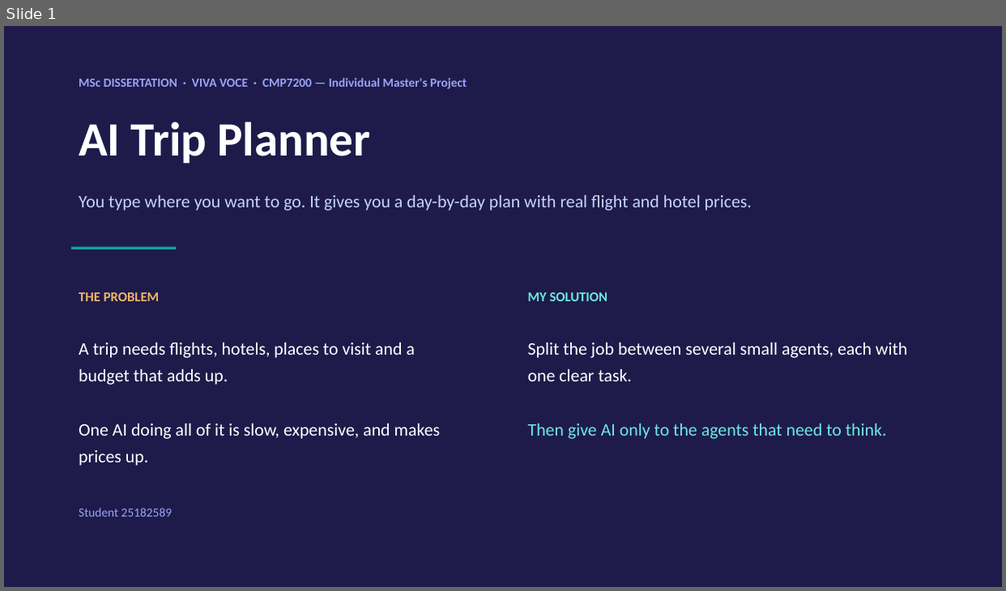
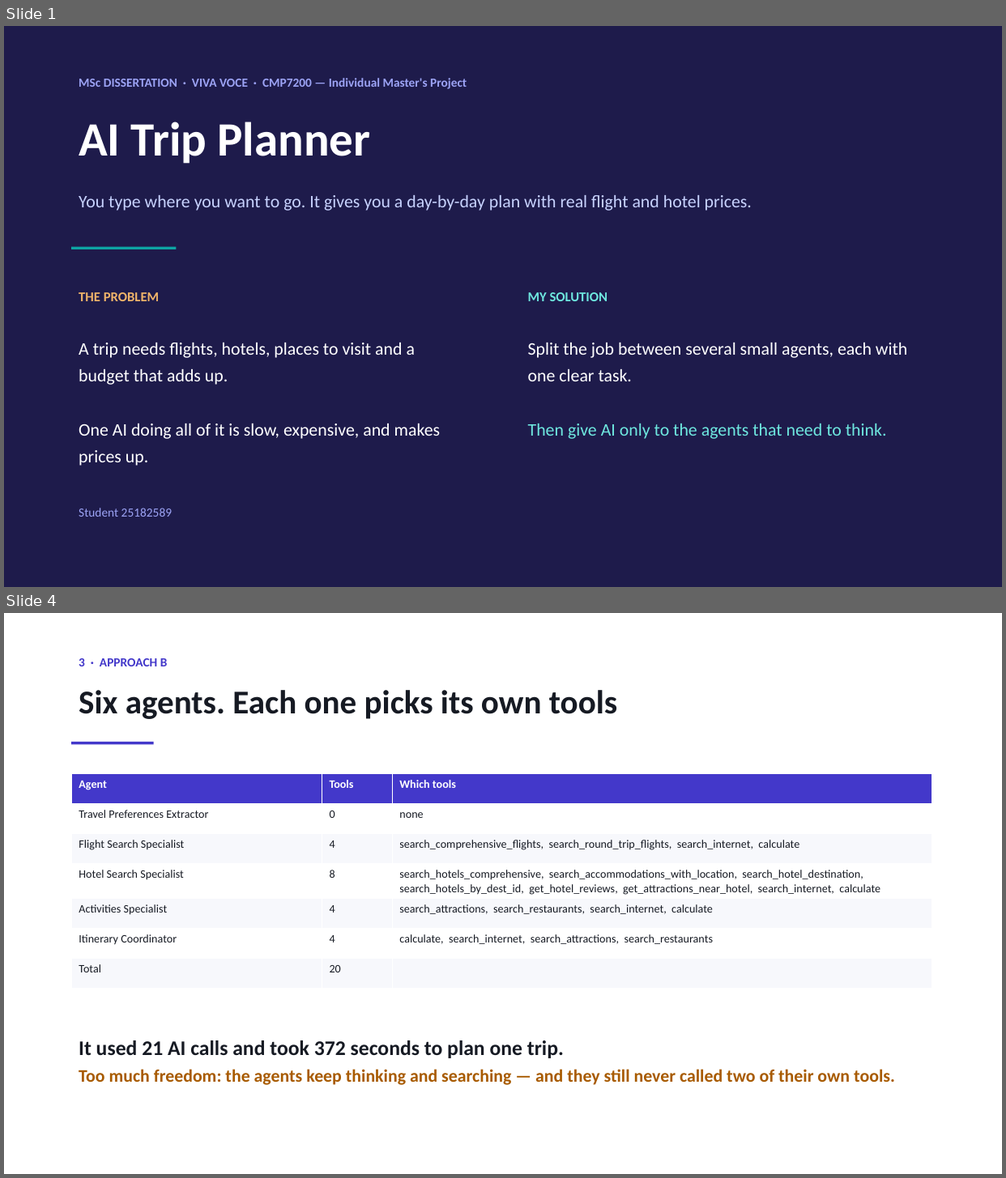
Before and after one commit to sherali143/Trip-Planner, a slide deck: submission/CMP7200_Viva_Presentation.pptx. Shown one above the other, each under a label of ours: slide 1 before the commit, slides 1 and 4 after it; the slides between them are not shown. The pictures are 1006x591 and 1006x1178 pixels, drawn with LibreOffice and Linux fonts; fonts in the diff are those of the drawing. Boxes give left, top, right and bottom in pixels: in the first picture for what was removed or moved away, otherwise in the second. Text is boxed around its words. In the diff, an @@ line names an element or a change of style, - is before the commit and + after.

Commit message:
Nine slides: one approach per slide, with its tools named
The deck now goes problem and solution, the six agents, then Approach A, B,
C and D one per slide. Each approach slide lists that approach's agents with
how many tools it holds and the tool names, so the tool inventory is read
off the slide rather than remembered.

Approach D's table now says 0 tools, which is what the measured arm builds -
its coordinator is created with tools=[]. The four helper tools the web app
leaves on the coordinator are noted in small type rather than counted, and
the comparison row is relabelled "tools given to agents" to match.

Dropped the eight-jobs, four-ways and tool-server slides, and the flow
diagrams that went with them, so the per-approach detail has room.

```diff
--- a/submission/CMP7200_Viva_Presentation.pptx
+++ b/submission/CMP7200_Viva_Presentation.pptx
@@ slide 4 added at bbox=[4, 613, 1002, 1174], background #FFFFFF @@
@@ text added at bbox=[79, 658, 168, 666], 12 pt, text #4338CA, bold @@
+3 · APPROACH B
@@ text added at bbox=[79, 690, 617, 719], 32 pt, text #161A23, bold @@
+Six agents. Each one picks its own tools
@@ rectangle added at bbox=[71, 742, 154, 745], fill #4338CA @@
@@ table added at bbox=[71, 774, 932, 983], 7 rows, 3 columns @@
+Agent | Tools | Which tools
+Travel Preferences Extractor | 0 | none
+Flight Search Specialist | 4 | search_comprehensive_flights, search_round_trip_flights, search_internet, calculate
+Hotel Search Specialist | 8 | search_hotels_comprehensive, search_accommodations_with_location, search_hotel_destination, search_hotels_by_dest_id, get_hotel_reviews, get_attractions_near_hotel, search_internet, calculate
+Activities Specialist | 4 | search_attractions, search_restaurants, search_internet, calculate
+Itinerary Coordinator | 4 | calculate, search_internet, search_attractions, search_restaurants
+Total | 20 | 
@@ text added at bbox=[79, 1041, 895, 1085], 17 pt, text #A85B00, bold @@
+It used 21 AI calls and took 372 seconds to plan one trip.
+Too much freedom: the agents keep thinking and searching — and they still never called two of their own tools.
```
Also in this commit, not shown: 4 slides changed, 3 other slides added, 7 slides removed, 1 other file.
